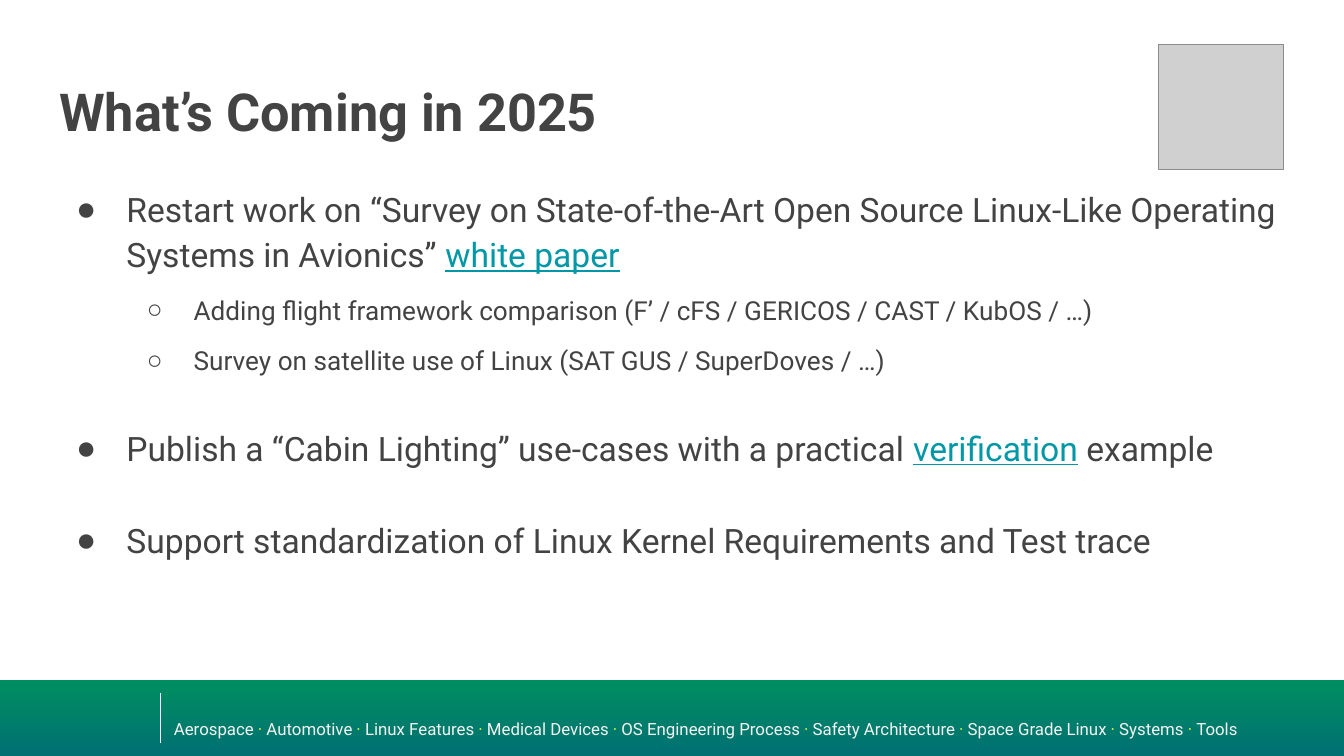
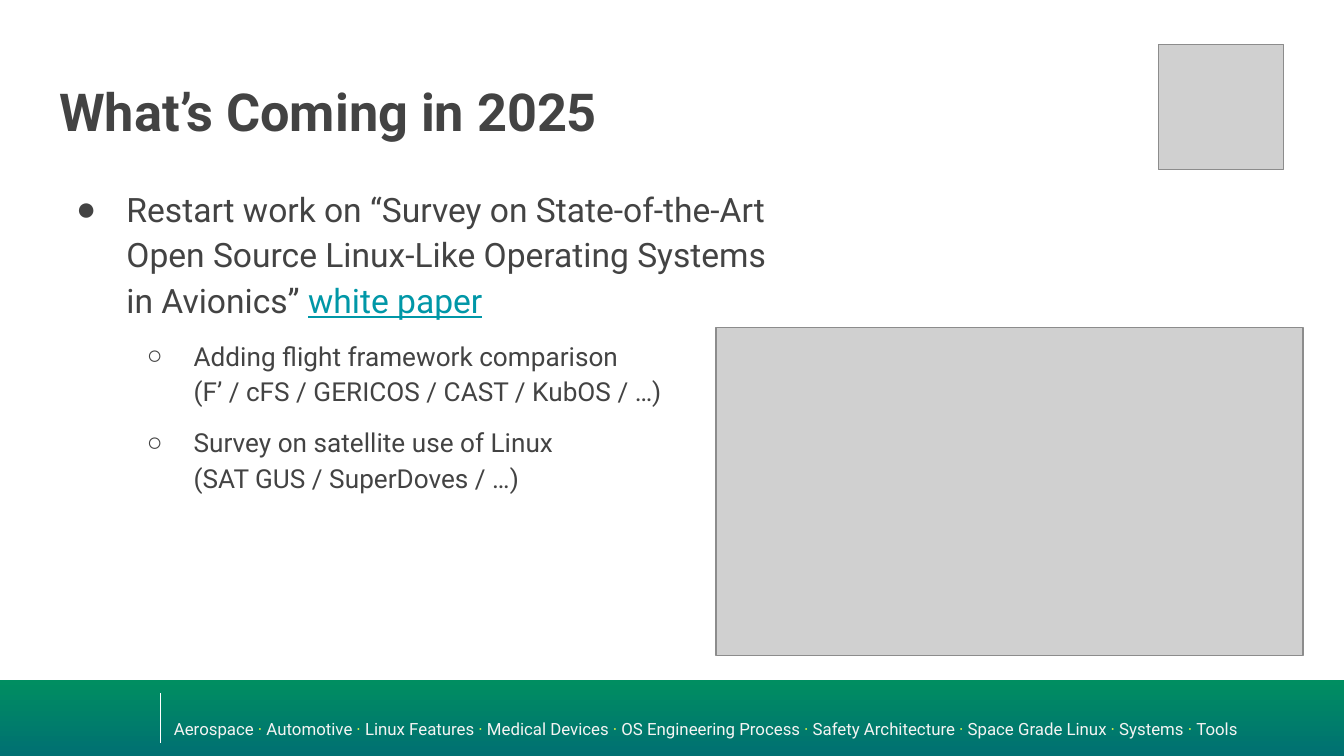
Before and after one commit to elisa-tech/wg-aerospace, a slide deck: slide 6 of presentations/ELISA-aerospace-wg-updates-2025.pptx. Drawn at 1344x756 pixels with LibreOffice and Linux fonts; fonts in the diff are those of the drawing; grey boxes stand for pictures; background and template pictures are left out. Boxes give left, top, right and bottom in pixels: in the first picture for what was removed or moved away, otherwise in the second. Text is boxed around its words. In the diff, an @@ line names an element or a change of style, - is before the commit and + after.

Commit message:
Annual Update: add pictures and breakdown 2025 into a couple slides

```diff
--- a/presentations/ELISA-aerospace-wg-updates-2025.pptx
+++ b/presentations/ELISA-aerospace-wg-updates-2025.pptx
@@ picture added at box(716, 328, 1304, 656) @@
@@ text at box(126, 435, 1213, 560): paragraphs removed @@
-● Publish a “Cabin Lighting” use-cases with a practical verification example
-● Support standardization of Linux Kernel Requirements and Test trace
```
Also in this commit, not shown: 3 other slides changed, 1 slide added.
